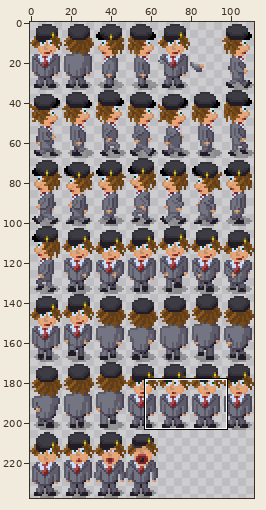
Two versions of one sprite sheet, src/game/sprites/data/cfe-reb.png. Above, an overview of the earlier version with the close-up marked.
Close-up. The starting point:
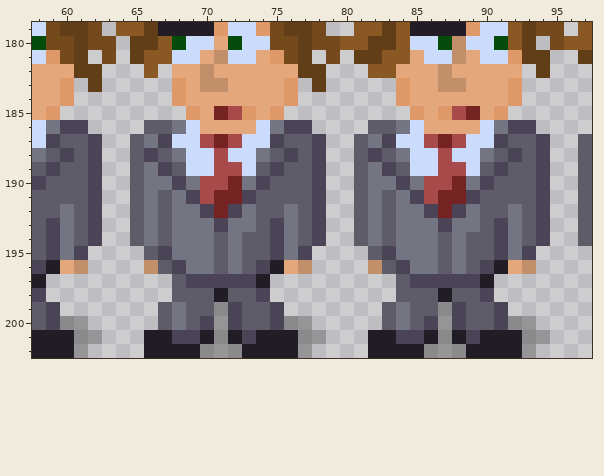
The file is 112x238 pixels. Colours within 5 levels of each other are drawn and written as one. Shown: x 58..97, y 179..202.
After:
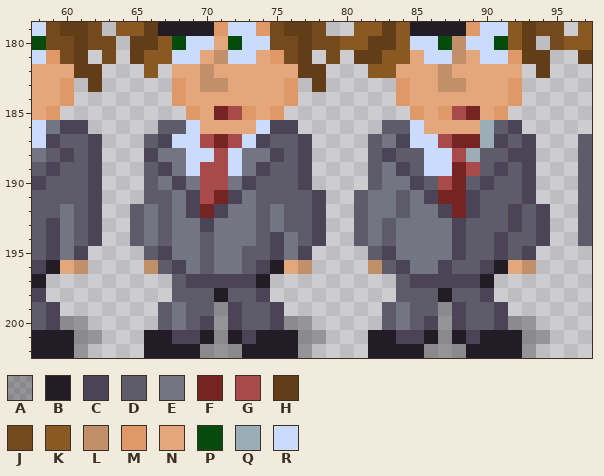
Palette (. is transparent): A #00000046  B #221c26  C #4b4356  D #5f5c6a  E #737582  F #762323  G #a84a4a  H #613e18  J #744a1c  K #8a5822  L #c28f6b  M #df9968  N #e3a77b  P #054c0c  Q #9badb7  R #cbdbfc
The commit says: Add body twist when turning head of reb!
The exact change:
@@ x 58..97 @@
 185 NM.........MNFGMNM.........MNMGFNM......
-186 RECC....DDERNNNNRECC....DDERNNNNRECC....
-187 RCDDC..DECRRGFGRRCDDC..DECRRGFGRRCDDC..D
-188 EDCDC..DCDERRGRREDCDC..DCDERRGRREDCDC..D
-189 DCDDC..DECDRRGGRDCDDC..DECDRRGGRDCDDC..D
-190 CDDDC..DEECEGGFECDDDC..DEECEGGFECDDDC..D
-191 DDDDC..DEDECGFFCDDDDC..DEDECGFFCDDDDC..D
-192 DDEDC..DEDEECFCEDDEDC..DEDEECFCEDDEDC..D
-193 DCEDC..DEDEEECEEDCEDC..DEDEEECEEDCEDC..D
-194 DCEDC..DEDEEEDEDDCEDC..DEDEEEDEDDCEDC..D
-195 DCEC....DCEEEDEDDCEC....DCEEEDEDDCEC....
-196 CBNL....LDCEEDEDCBNL....LDCEEDEDCBNL....
+186 RECC.....DDRNNNNRCC......DDRNNNNQDC.....
+187 RCDDC...DCRRGFGRCDDC....DECRRGFFQCDC...D
+188 EDCDC...CEERRGREECDC....DCDDRRGQDDCC...D
+189 DCDDC...DCERGGRECDDC....DECDRRFGDCDC...D
+190 CDDDC...DECEGGECDDDC....DEECDGFDCDDC...D
+191 DDDDC...DDECGFCEDDDDC..DEEDECFFCDDDC...D
+192 DDEDC..DEDECFCEEDEDDC..DEEDEECFCDDCDC..D
+193 DCEDC..DEDEECEEEDEDDC..DEDEEEECDDDCDC..D
+194 DCEDC..DEDEEDEEEDCEDC..DEDEEEECDDCDDC..D
+195 DCEC....DCEEDEEDDCEC....DCEEEECDDCDC....
+196 CBNL....LDCEDEEDCBNL....LDCEECDDCBNL....
 197 B.........DCCCCCB.........DCCCCCB.......
Boxes around the changes in both close-ups, in picture pixels (x1, y1, x2, y2):
changed: (130, 120, 550, 274)
